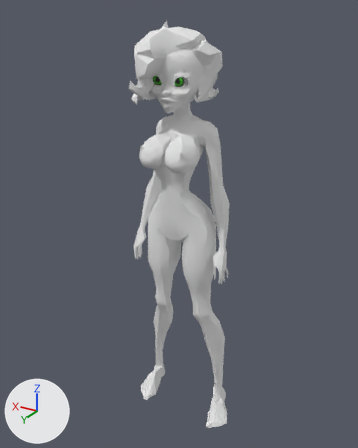
Renders of the Blender file iris_toon_iris_presize2.blend from each side of a commit.
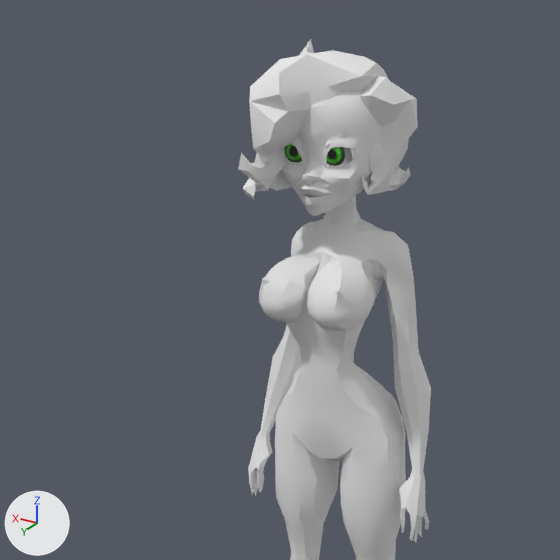
Each version appears first whole from a 50 mm lens placed at (-1.85, 3.2, 3.43), pointed at (0.05, 0.03, 1.85), and next in a close-up on the part from 1% to 83% of the width and 0% to 66% of the height. Lighting does not change. The marker at lower left points along +X, +Y and +Z.

The scene before the commit, as lines of its bpy script (objects in view):
```python
me_cube_001 = bpy.data.meshes.new('Cube.001')
me_cube_001.from_pydata(...)  # 498 vertices, 958 faces; spans x 0.0..0.47, y -0.15..0.38, z 0.0..2.9
me_cube_001.polygons.foreach_set('use_smooth', [True] * 958)
me_cube_001.materials.append(mat_material_body)  # its picture is missing
me_cube_002 = bpy.data.meshes.new('Cube.002')
me_cube_002.from_pydata(...)  # 261 vertices, 478 faces; spans x 0.0..0.187, y -0.132..0.321, z 2.775..3.264
me_cube_002.polygons.foreach_set('use_smooth', [True] * 478)
me_cube_002.materials.append(mat_material_001)  # white #e7e7e7
me_cube_006 = bpy.data.meshes.new('Cube.006')
me_cube_006.from_pydata(...)  # 166 vertices, 306 faces; spans x -0.275..0.295, y -0.239..0.401, z 2.816..3.368
me_cube_006.polygons.foreach_set('use_smooth', [True] * 306)
me_cube_006.materials.append(mat_hair_mat)  # its picture is missing
ob_girl_body = bpy.data.objects.new('Girl_body', me_cube_001)
ob_girl_body.location = (0.0, 0.0, 0.0)
_m = ob_girl_body.modifiers.new('Mirror', 'MIRROR')
_m.use_clip = True
ob_girl_hair2 = bpy.data.objects.new('Girl_hair2', me_cube_006)
ob_girl_hair2.location = (0.0, 0.0, 0.0)
ob_girl_head_002 = bpy.data.objects.new('Girl_head.002', me_cube_002)
ob_girl_head_002.location = (0.0, 0.0, 0.0)
_m = ob_girl_head_002.modifiers.new('Mirror', 'MIRROR')
```
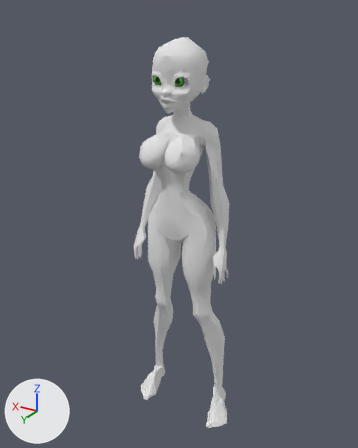
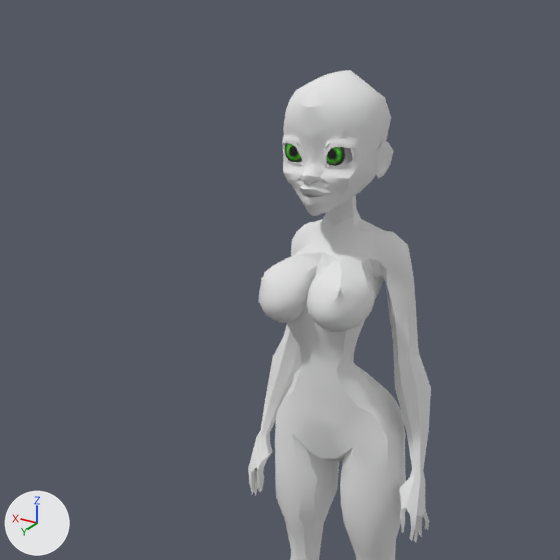
Commit message: iris again

Pixel boxes (x1, y1, x2, y2) of what changed, in the close-ups (560 x 560 px):
```json
{"object": "Girl_hair2", "change": "hidden", "before": [238, 39, 418, 200]}
```

The change, as JSON lines over the scene's bpy script:
```json
{"op": "add", "block": "ob_girl_hair2", "code": "ob_girl_hair2.hide_viewport = True"}
```
